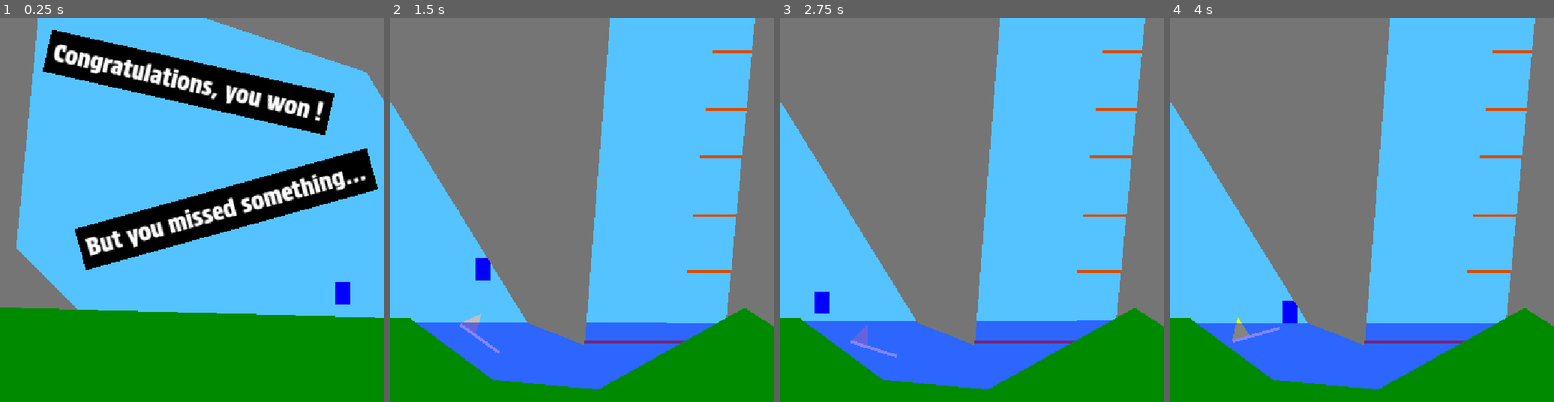
Above: before the commit, frames 1-4 (left to right).
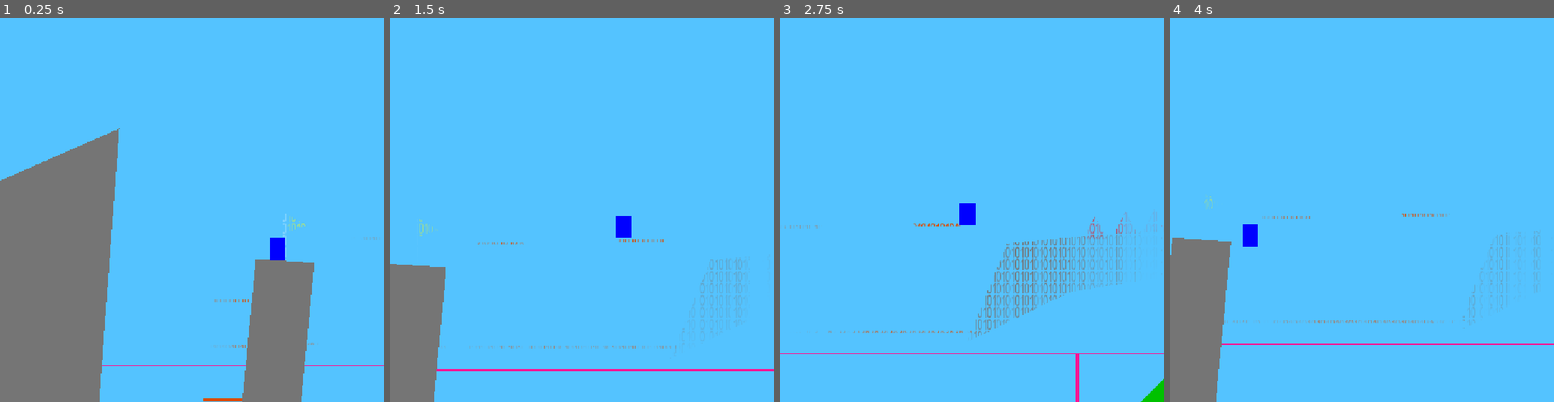
Above: after the commit, the same moments.

Repository: xorblo-doitus/OOB
Game: Godot game, scene res://src/gameplay/world/world.tscn
Two runs of this game, one before a commit and one after it. Both use one fixed random seed, a clock stepped at 60 frames per second and the inputs below.
Inputs:
- Up to frame 1 (0.25 s): no input
- Up to frame 2 (1.5 s): hold D (right) from 0.53 s (still down); tap Space (jump) at 0.77 s
- Up to frame 3 (2.75 s): tap Space (jump) at 1.52 s; release D (right) at 2.03 s; hold Left (left) from 2.03 s (still down)
- Up to frame 4 (4 s): release Left (left) at 2.78 s; hold D (right) from 2.78 s (still down); tap Space (jump) at 3.02, 3.77 s

The runs differ from the first frame. In frame 1, 58% of the frame differs, in the area x 0-100%, y 0-100%; in frame 2, 64%; in frame 3, 64%; in frame 4, 65%.

Commit message:
Fixed level 4 being doable in both directions

Diff:
--- a/src/assets/themes/default_theme.tres
+++ b/src/assets/themes/default_theme.tres
@@ -3,13 +3,13 @@
 [ext_resource type="FontFile" uid="uid://kaxbgd8gukbk" path="res://src/assets/fonts/ProtestStrike-Regular.ttf" id="1_14v1c"]
 
 [sub_resource type="StyleBoxFlat" id="StyleBoxFlat_8p3bb"]
-content_margin_left = 8.0
-content_margin_top = 8.0
-content_margin_right = 8.0
-content_margin_bottom = 8.0
+content_margin_left = 4.0
+content_margin_top = 4.0
+content_margin_right = 4.0
+content_margin_bottom = 4.0
 bg_color = Color(0, 0, 0, 1)
 
 [resource]
 default_font = ExtResource("1_14v1c")
-default_font_size = 32
+default_font_size = 24
 Label/styles/normal = SubResource("StyleBoxFlat_8p3bb")
--- a/src/gameplay/world/world.tscn
+++ b/src/gameplay/world/world.tscn
@@ -114,7 +114,7 @@
 [node name="Player" parent="." instance=ExtResource("2_enicr")]
 unique_name_in_owner = true
 z_index = -64
-position = Vector2(-567, 334)
+position = Vector2(17, -172)
 
 [node name="Camera2D" type="Camera2D" parent="."]
 unique_name_in_owner = true
@@ -154,7 +154,7 @@
 [node name="Rock3" parent="." instance=ExtResource("6_t1arw")]
 position = Vector2(-297, 188)
 color = Color(0.458824, 0.458824, 0.458824, 1)
-polygon = PackedVector2Array(103, -505, 44, 248, -32, 218, -239, -116, -548, -220)
+polygon = PackedVector2Array(103, -505, 46, 265, -18, 260, -32, 218, -183, 152, -239, -116, -548, -220)
 
 [node name="Grass1" parent="." instance=ExtResource("6_t1arw")]
 z_index = 8
@@ -342,6 +342,10 @@
 
 [node name="Spike" parent="." instance=ExtResource("9_afmow")]
 position = Vector2(362, 439)
+
+[node name="Spike8" parent="." instance=ExtResource("9_afmow")]
+position = Vector2(-242, 161)
+rotation = 1.63489
 
 [node name="Spike2" parent="." instance=ExtResource("9_afmow")]
 material = ExtResource("5_gag1f")
